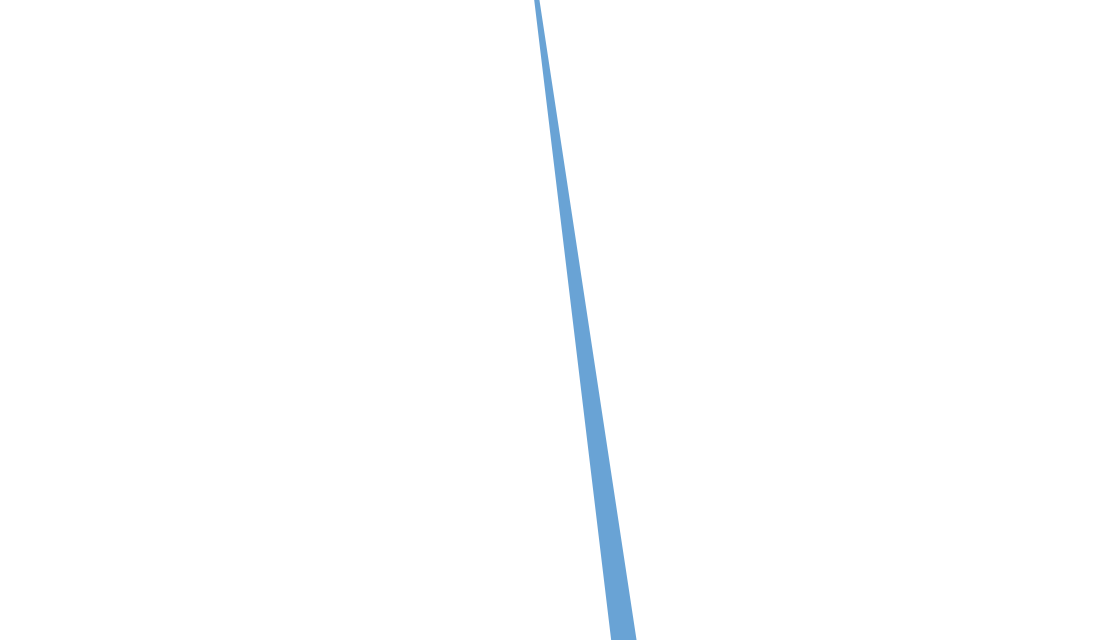
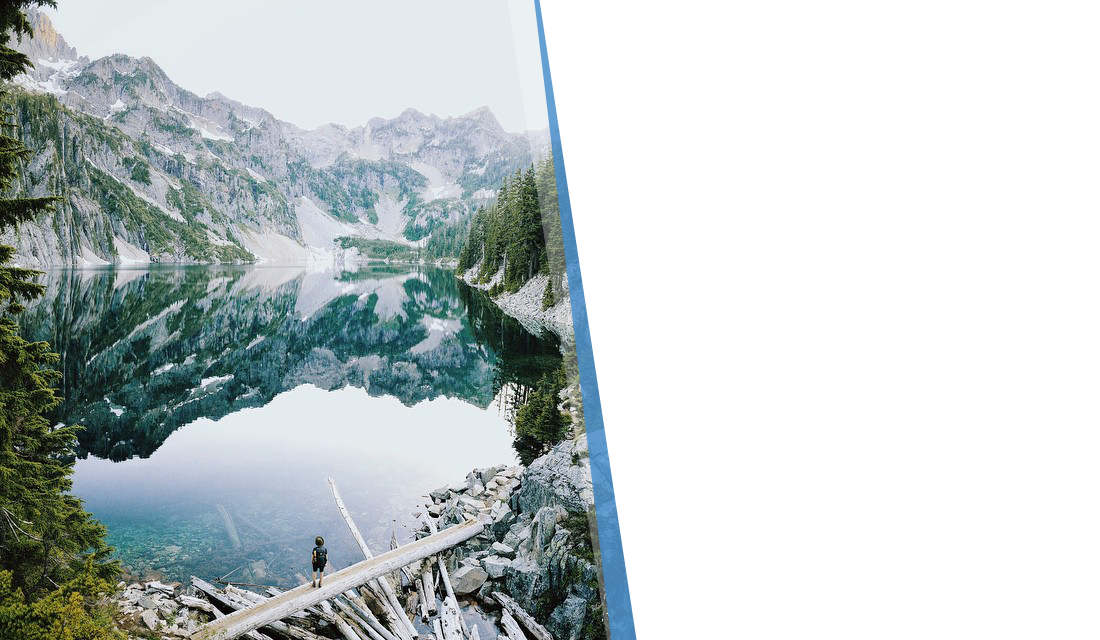
Comparing the layer stacks of the two 1100px x 640px images. Changes:
showed "sample" over (0, 0, 637, 640)
